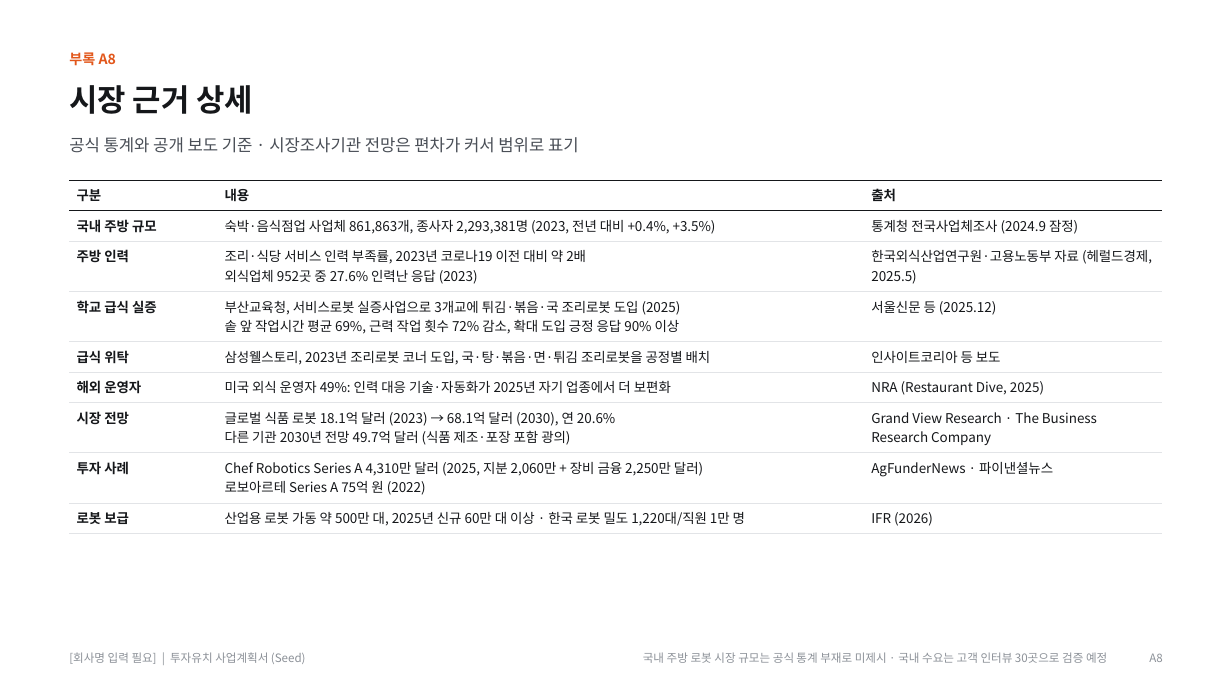
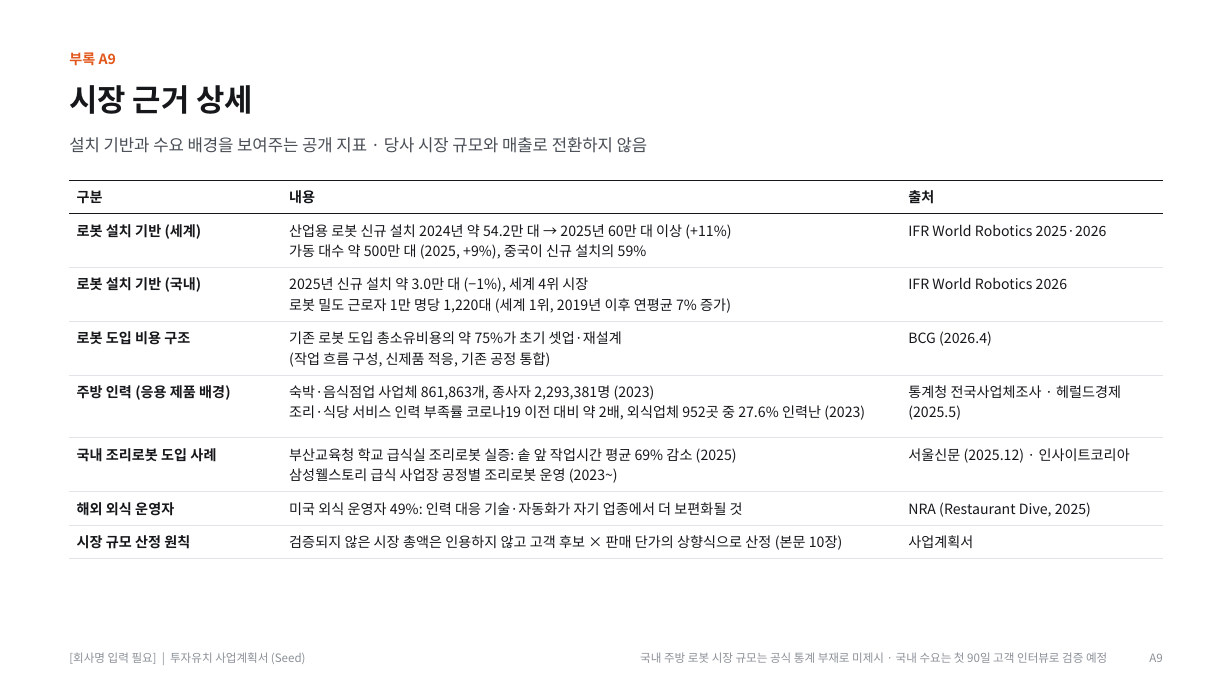
Before and after one commit to kimdonghyun2789-hash/D, a slide deck: slide 27 of SoftHand_Founding_Seed_IR_Deck_Final.pptx (slide 23 before the commit). Drawn at 1232x693 pixels with LibreOffice and Linux fonts; fonts in the diff are those of the drawing. Boxes give left, top, right and bottom in pixels: in the first picture for what was removed or moved away, otherwise in the second. Text is boxed around its words. In the diff, an @@ line names an element or a change of style, - is before the commit and + after.

```diff
--- a/SoftHand_Founding_Seed_IR_Deck_Final.pptx
+++ b/SoftHand_Founding_Seed_IR_Deck_Final.pptx
@@ text at (69, 137, 648, 153): text changed @@
-공식 통계와 공개 보도 기준 · 시장조사기관 전망은 편차가 커서 범위로 표기
+설치 기반과 수요 배경을 보여주는 공개 지표 · 당사 시장 규모와 매출로 전환하지 않음
@@ table at (69, 180, 1163, 554) @@
-row 2: 국내 주방 규모 | 숙박·음식점업 사업체 861,863개, 종사자 2,293,381명 (2023, 전년 대비 +0.4%, +3.5%) | 통계청 전국사업체조사 (2024.9 잠정)
-row 3: 주방 인력 | 조리·식당 서비스 인력 부족률, 2023년 코로나19 이전 대비 약 2배 / 외식업체 952곳 중 27.6% 인력난 응답 (2023) | 한국외식산업연구원·고용노동부 자료 (헤럴드경제, 2025.5)
-row 4: 학교 급식 실증 | 부산교육청, 서비스로봇 실증사업으로 3개교에 튀김·볶음·국 조리로봇 도입 (2025) / 솥 앞 작업시간 평균 69%, 근력 작업 횟수 72% 감소, 확대 도입 긍정 응답 90% 이상 | 서울신문 등 (2025.12)
-row 5: 급식 위탁 | 삼성웰스토리, 2023년 조리로봇 코너 도입, 국·탕·볶음·면·튀김 조리로봇을 공정별 배치 | 인사이트코리아 등 보도
-row 6: 해외 운영자 | 미국 외식 운영자 49%: 인력 대응 기술·자동화가 2025년 자기 업종에서 더 보편화 | NRA (Restaurant Dive, 2025)
-row 7: 시장 전망 | 글로벌 식품 로봇 18.1억 달러 (2023) → 68.1억 달러 (2030), 연 20.6% / 다른 기관 2030년 전망 49.7억 달러 (식품 제조·포장 포함 광의) | Grand View Research · The Business Research Company
-row 8: 투자 사례 | Chef Robotics Series A 4,310만 달러 (2025, 지분 2,060만 + 장비 금융 2,250만 달러) / 로보아르테 Series A 75억 원 (2022) | AgFunderNews · 파이낸셜뉴스
-row 9: 로봇 보급 | 산업용 로봇 가동 약 500만 대, 2025년 신규 60만 대 이상 · 한국 로봇 밀도 1,220대/직원 1만 명 | IFR (2026)
+row 2: 로봇 설치 기반 (세계) | 산업용 로봇 신규 설치 2024년 약 54.2만 대 → 2025년 60만 대 이상 (+11%) / 가동 대수 약 500만 대 (2025, +9%), 중국이 신규 설치의 59% | IFR World Robotics 2025·2026
+row 3: 로봇 설치 기반 (국내) | 2025년 신규 설치 약 3.0만 대 (−1%), 세계 4위 시장 / 로봇 밀도 근로자 1만 명당 1,220대 (세계 1위, 2019년 이후 연평균 7% 증가) | IFR World Robotics 2026
+row 4: 로봇 도입 비용 구조 | 기존 로봇 도입 총소유비용의 약 75%가 초기 셋업·재설계 / (작업 흐름 구성, 신제품 적응, 기존 공정 통합) | BCG (2026.4)
+row 5: 주방 인력 (응용 제품 배경) | 숙박·음식점업 사업체 861,863개, 종사자 2,293,381명 (2023) / 조리·식당 서비스 인력 부족률 코로나19 이전 대비 약 2배, 외식업체 952곳 중 27.6% 인력난 (2023) | 통계청 전국사업체조사 · 헤럴드경제 (2025.5)
+row 6: 국내 조리로봇 도입 사례 | 부산교육청 학교 급식실 조리로봇 실증: 솥 앞 작업시간 평균 69% 감소 (2025) / 삼성웰스토리 급식 사업장 공정별 조리로봇 운영 (2023~) | 서울신문 (2025.12) · 인사이트코리아
+row 7: 해외 외식 운영자 | 미국 외식 운영자 49%: 인력 대응 기술·자동화가 자기 업종에서 더 보편화될 것 | NRA (Restaurant Dive, 2025)
+row 8: 시장 규모 산정 원칙 | 검증되지 않은 시장 총액은 인용하지 않고 고객 후보 × 판매 단가의 상향식으로 산정 (본문 10장) | 사업계획서
@@ text at (640, 652, 1107, 663): text changed @@
-국내 주방 로봇 시장 규모는 공식 통계 부재로 미제시 · 국내 수요는 고객 인터뷰 30곳으로 검증 예정
+국내 주방 로봇 시장 규모는 공식 통계 부재로 미제시 · 국내 수요는 첫 90일 고객 인터뷰로 검증 예정
@@ text at (1149, 653, 1162, 662): text changed @@
-A8
+A9
```
Also in this commit, not shown: 17 other slides changed, 15 slides added, 14 slides removed, 17 other files.
